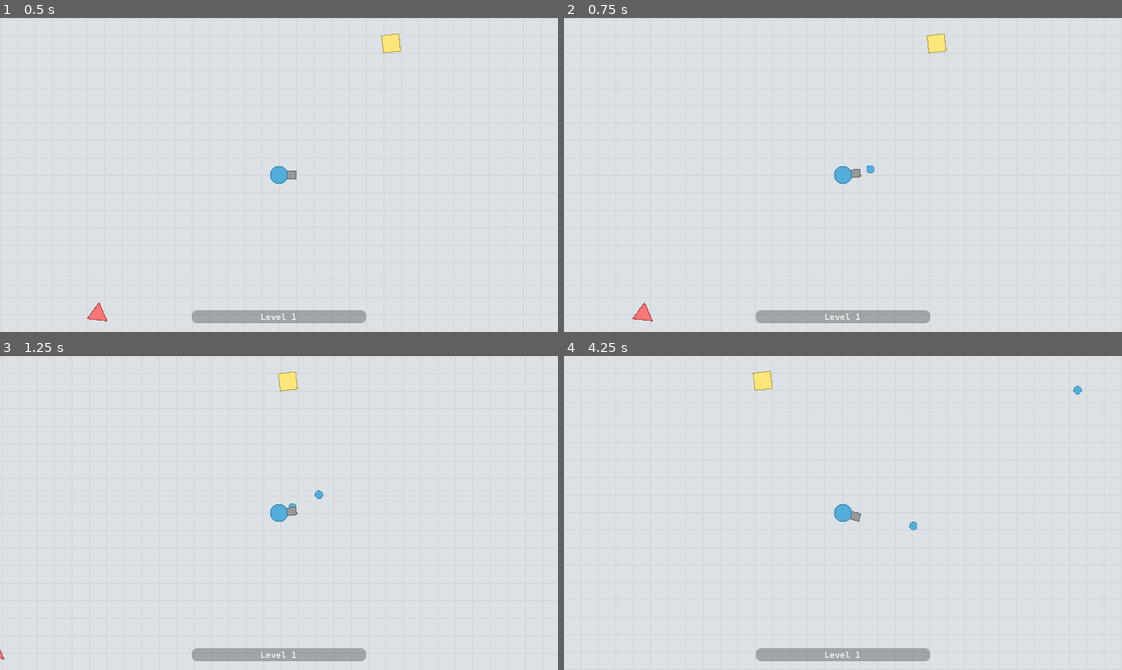
Above: before the commit, frames 1-4 (two rows, left to right).
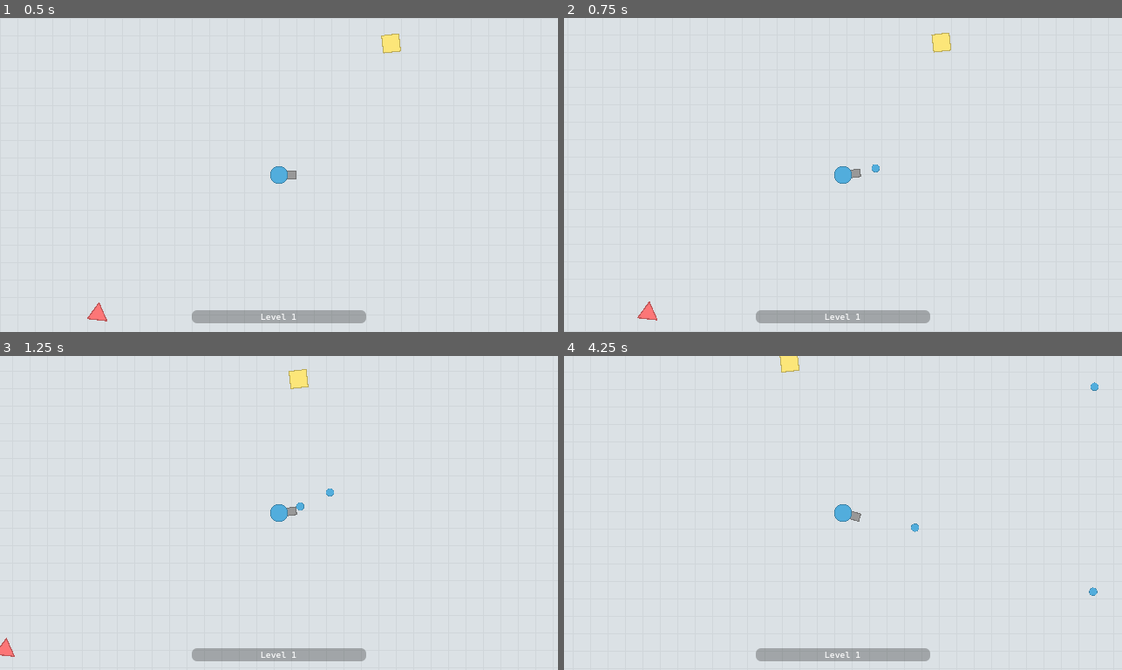
Above: after the commit, the same moments.

Repository: jackoubridge/godot-game
Game: Godot game, scene res://scenes/main.tscn
Same seed, same stepped clock (60 frames per second), same inputs: the game is played once before the commit and once after it.
Inputs (mouse positions are in pixels of both pictures, inside the frame that each line leads up to):
- Up to frame 1 (0.5 s): no input
- Up to frame 2 (0.75 s): tap Enter at 0.5 s; move the mouse to (965, 159) at 0.52 s; hold D (move_right) from 0.53 s (still down); hold Space (shoot) from 0.53 s (still down); click (965, 159) at 0.67 s
- Up to frame 3 (1.25 s): keep holding D (move_right); keep holding Space (shoot)
- Up to frame 4 (4.25 s): move the mouse to (731, 528) at 1.27 s; release D (move_right) at 1.28 s; release Space (shoot) at 1.28 s; hold S (move_down) 1.28-2.03 s; tap Space (shoot) at 1.35, 2.85 s; move the mouse to (898, 443) at 2.02 s; hold D (move_right) 2.03-2.78 s; hold Space (shoot) 2.03-2.78 s; move the mouse to (815, 575) at 2.77 s; hold W (move_up) 2.78-3.53 s; click (815, 575) at 2.92 s; move the mouse to (1010, 560) at 3.52 s; hold A (move_left) from 3.53 s (still down); hold Space (shoot) from 3.53 s (still down)

Frame 1 is identical in both runs. In frame 2, 0.3% of the frame differs, in the area x 12-70%, y 4-97%; in frame 3, 0.5%; in frame 4, 0.5%, in the area x 33-96%, y 0-77%.

Commit message:
Moved gun logic to separate gun script

Diff:
--- a/scenes/player.tscn
+++ b/scenes/player.tscn
@@ -6,7 +6,7 @@
 [ext_resource type="PackedScene" uid="uid://dqecxd5hlio2f" path="res://scenes/bullet.tscn" id="2_ur7pv"]
 [ext_resource type="Texture2D" uid="uid://cdck0dwbflhp6" path="res://assets/player-gun.png" id="3_qhqgy"]
 [ext_resource type="Script" uid="uid://e0xdo4whg8ev" path="res://scripts/player_movement.gd" id="3_y4r1p"]
-[ext_resource type="Script" uid="uid://b1uep1n0l4l3i" path="res://scripts/recoil.gd" id="4_qlg0r"]
+[ext_resource type="Script" uid="uid://b1uep1n0l4l3i" path="res://scripts/gun.gd" id="4_qlg0r"]
 [ext_resource type="PackedScene" uid="uid://cujbem3j3vq3x" path="res://scenes/spawner.tscn" id="6_tuyoq"]
 [ext_resource type="PackedScene" uid="uid://4eeujtsyimwv" path="res://scenes/targets/square.tscn" id="7_fjrip"]
 [ext_resource type="PackedScene" uid="uid://ca3phsmklxm61" path="res://scenes/targets/triangle.tscn" id="8_smehm"]
@@ -15,7 +15,6 @@
 
 [node name="Player" type="Node2D" unique_id=1618710591 groups=["player"]]
 script = ExtResource("1_g2els")
-bullet_path = ExtResource("2_ur7pv")
 
 [node name="CharacterBody2D" type="CharacterBody2D" parent="." unique_id=83792797 node_paths=PackedStringArray("player")]
 script = ExtResource("3_y4r1p")
@@ -42,10 +41,12 @@
 scale = Vector2(0.022, 0.022)
 texture = ExtResource("1_3vyb7")
 
-[node name="Gun" type="Node2D" parent="CharacterBody2D" unique_id=1172378713]
+[node name="Gun" type="Node2D" parent="CharacterBody2D" unique_id=1172378713 node_paths=PackedStringArray("player")]
 position = Vector2(-320, -180)
 script = ExtResource("4_qlg0r")
 recoil_offset = Vector2(-2, 0)
+player = NodePath("../..")
+bullet_path = ExtResource("2_ur7pv")
 
 [node name="Sprite2D" type="Sprite2D" parent="CharacterBody2D/Gun" unique_id=256848555]
 z_index = -1
@@ -66,4 +67,4 @@
 triangle_scene = ExtResource("8_smehm")
 
 [connection signal="area_entered" from="CharacterBody2D/Area2D" to="CharacterBody2D" method="_on_area_2d_area_entered"]
-[connection signal="timeout" from="CharacterBody2D/Gun/Timer" to="." method="_on_timer_timeout"]
+[connection signal="timeout" from="CharacterBody2D/Gun/Timer" to="CharacterBody2D/Gun" method="_on_timer_timeout"]
--- /dev/null
+++ b/scripts/gun.gd
@@ -0,0 +1,53 @@
+extends Node2D
+
+@export var recoil_offset: Vector2 = Vector2(-5, 0)
+
+var rest_position: Vector2
+var recoil_tween: Tween
+
+var can_shoot: bool = true
+
+@export var player: Node2D
+@export var bullet_path: PackedScene
+
+func _ready() -> void:
+	rest_position = position
+
+func _physics_process(_delta: float) -> void:
+	if Input.is_action_pressed("shoot"):
+		shoot()
+
+func shoot() -> void:
+	if can_shoot:
+		# Handle shoot cooldown
+		can_shoot = false
+		$Timer.start(player.shoot_cooldown)
+
+		# Spawn bullet
+		var bullet = bullet_path.instantiate()
+
+		bullet.owner_node = player
+		bullet.pos = $BulletStart.global_position
+		bullet.dir = get_parent().rotation
+		bullet.rot = get_parent().global_rotation
+		bullet.speed = player.bullet_speed
+		bullet.damage = player.bullet_damage
+
+		player.add_child(bullet)
+
+		# Play gun recoil animation
+		recoil()
+
+func recoil() -> void:
+	if recoil_tween:
+		recoil_tween.kill()
+
+	recoil_tween = create_tween()
+
+	recoil_tween.tween_property(self, "position", rest_position + recoil_offset, 0.05)
+	recoil_tween.tween_property(self, "position", rest_position, 0.1).set_trans(Tween.TRANS_SINE).set_ease(Tween.EASE_OUT)
+	get_parent().knockback(player.recoil_strength)
+
+# Handle shoot cooldown
+func _on_timer_timeout() -> void:
+	can_shoot = true
--- a/scripts/player.gd
+++ b/scripts/player.gd
@@ -7,42 +7,15 @@
 @export var recoil_strength: float = bullet_speed / 3
 @export var health_max: float = 10
 
-@export var bullet_path: PackedScene
-
 signal xp_update(value: int)
 signal level_update(value: int)
 
 var level:int = 1
 var level_up_xp: int = 10
 var xp: int = 0
-var can_shoot: bool = true
+
 var health: float = health_max
 var shoot_cooldown: float = 0.5
-
-func _physics_process(_delta: float) -> void:
-	if Input.is_action_pressed("shoot"):
-		shoot()
-
-func shoot() -> void:
-	if can_shoot:
-		# Handle shoot cooldown
-		can_shoot = false
-		$CharacterBody2D/Gun/Timer.start(shoot_cooldown)
-
-		# Spawn bullet
-		var bullet = bullet_path.instantiate()
-
-		bullet.owner_node = self
-		bullet.pos = $CharacterBody2D/Gun/BulletStart.global_position
-		bullet.dir = $CharacterBody2D.rotation
-		bullet.rot = $CharacterBody2D.global_rotation
-		bullet.speed = bullet_speed
-		bullet.damage = bullet_damage
-
-		add_child(bullet)
-
-		# Play gun recoil animation
-		$CharacterBody2D/Gun.recoil()
 
 func add_xp(amount) -> void:
 	xp += amount
@@ -54,7 +27,3 @@
 		level_up_xp = 5 * (2 ** level)
 		shoot_cooldown = max(0.5 ** level, 0.5 ** 5)
 	xp_update.emit(xp, level_up_xp)
-
-# Handle shoot cooldown
-func _on_timer_timeout() -> void:
-	can_shoot = true
--- a/scripts/recoil.gd
+++ /dev/null
@@ -1,18 +0,0 @@
-extends Node2D
-
-@export var recoil_offset: Vector2 = Vector2(-5, 0)
-
-var rest_position: Vector2
-var recoil_tween: Tween
-
-func _ready() -> void:
-	rest_position = position
-
-func recoil() -> void:
-	if recoil_tween:
-		recoil_tween.kill()
-
-	recoil_tween = create_tween()
-
-	recoil_tween.tween_property(self, "position", rest_position + recoil_offset, 0.05)
-	recoil_tween.tween_property(self, "position", rest_position, 0.1).set_trans(Tween.TRANS_SINE).set_ease(Tween.EASE_OUT)
Not shown, added: scripts/gun.gd.uid
